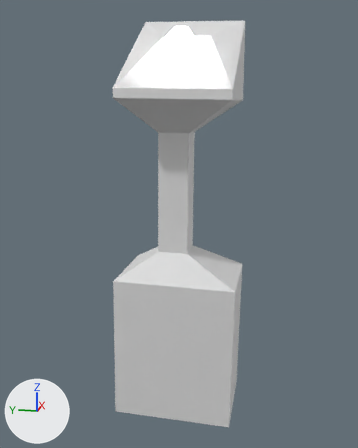
The glTF model public/Models/Buttons/button3.glb: old version first, new version second.
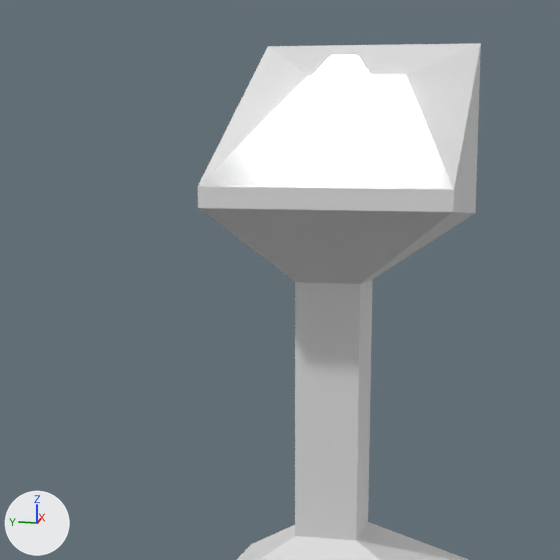
There are two pictures of each version: one whole from a 50 mm camera at (-192.41, -4.95, 5.96) aimed at (-181.09, -2.69, 3.13), one close up on the part from 6% to 79% of the width and 0% to 59% of the height. Every picture has the same lights, and +X, +Y and +Z are marked at lower left. Where no turn or scale is listed for an object, it has been applied to the vertices.

Names of what the first close-up shows: 'ItchButton'.
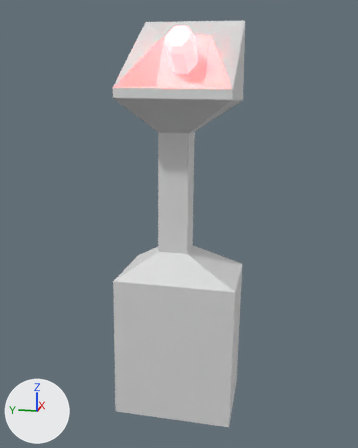
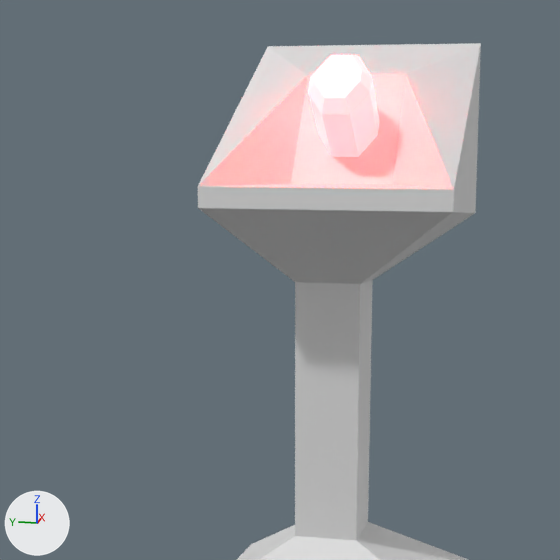
Boxes (x1, y1, x2, y2) around the edits, measured in the close-ups (560 x 560 px):
'ItchButton', recoloured, surface changed
    both: (198, 50, 469, 193)

Patch to the scene script:
```diff
--- a/public/Models/Buttons/button3.glb.py
+++ b/public/Models/Buttons/button3.glb.py
@@ mat_button @@
 mat_button.roughness = 0.0
-mat_button.emission_strength = 6.583
+mat_button.emission_strength = 18.0
+mat_button.emission_color = (1.0, 0.0185, 0.0185)  # red #ff2525
```
